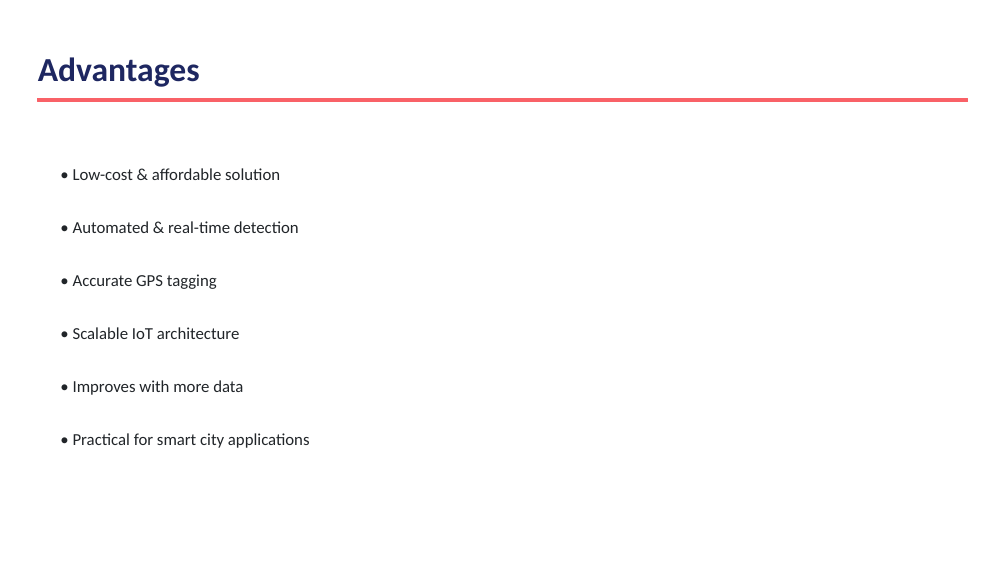
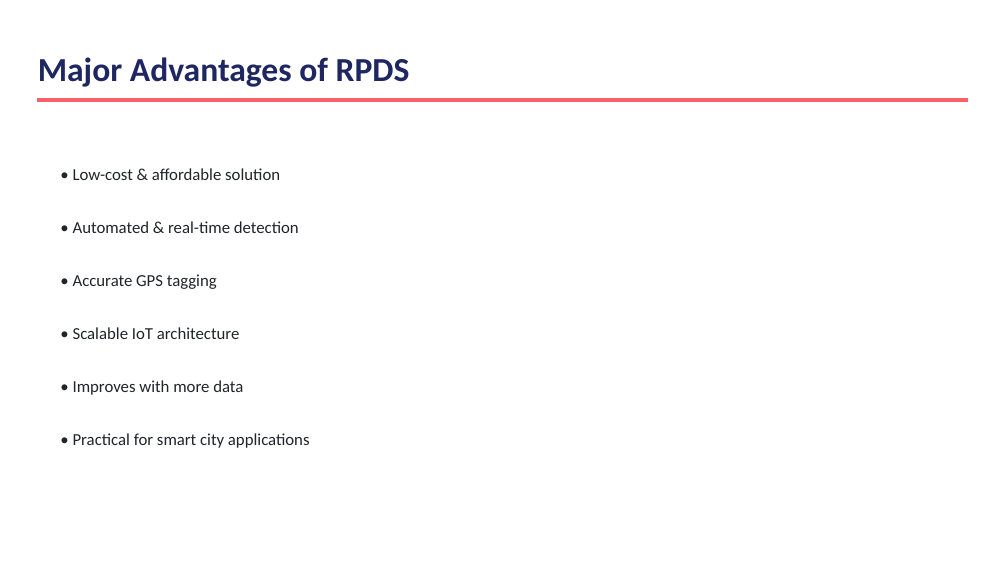
Before and after one commit to yahyazoom17/RPDS, a slide deck: slide 10 of pothole-review.pptx (slide 12 before the commit). Drawn at 1008x567 pixels with LibreOffice and Linux fonts; fonts in the diff are those of the drawing. Boxes give left, top, right and bottom in pixels: in the first picture for what was removed or moved away, otherwise in the second. Text is boxed around its words. In the diff, an @@ line names an element or a change of style, - is before the commit and + after.

```diff
--- a/pothole-review.pptx
+++ b/pothole-review.pptx
@@ text at box(38, 57, 410, 87): text changed @@
-Advantages
+Major Advantages of RPDS
```
Also in this commit, not shown: 10 other slides changed, 2 slides removed, 24 other files.
